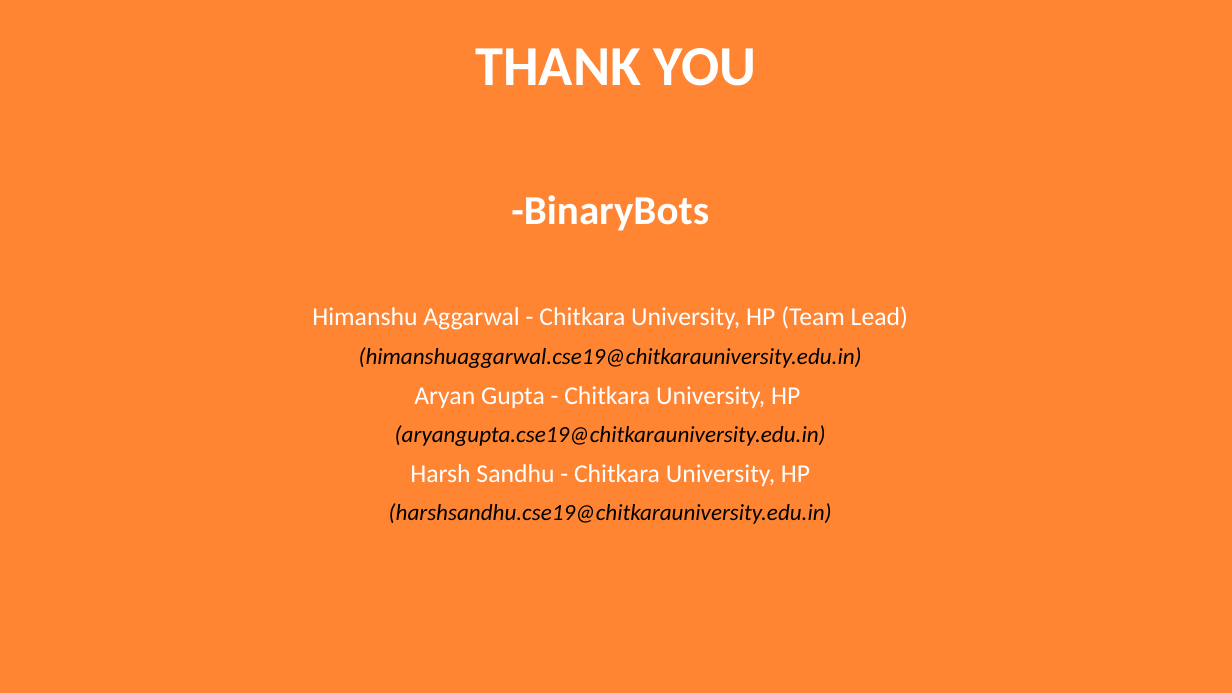
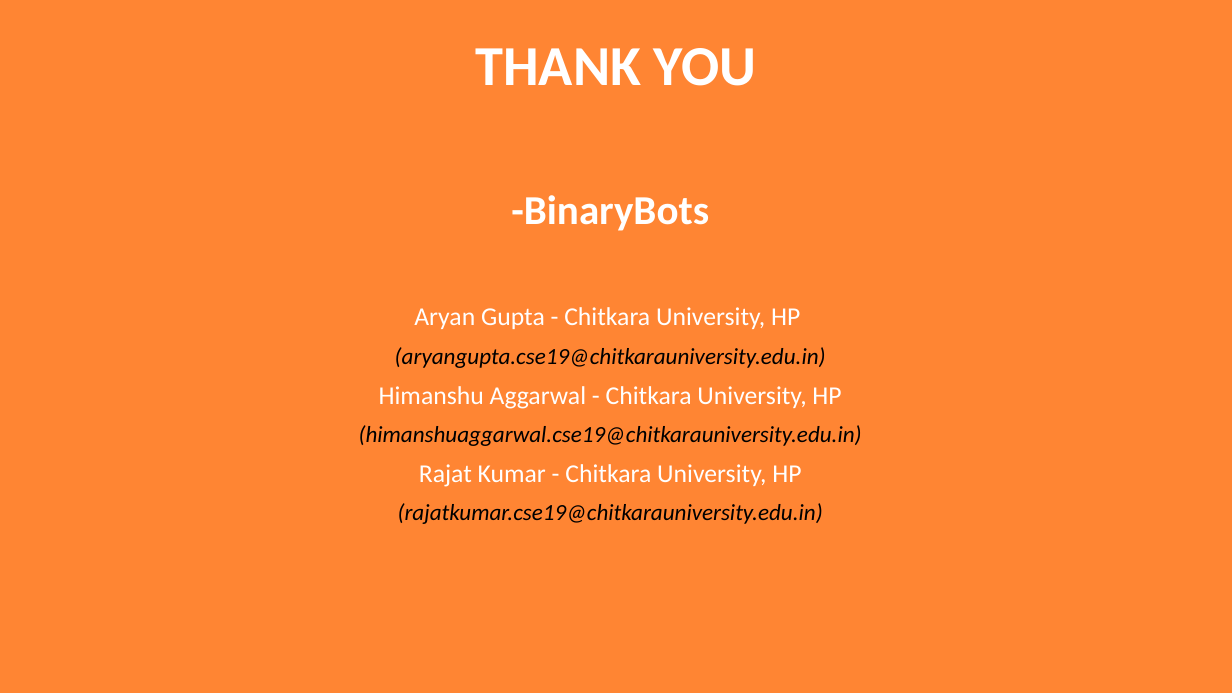
Before and after one commit to aryan31200/Smart-Parking-System_BinaryBots, a slide deck: slide 12 of Final Presentation By BinaryBots.pptx. Drawn at 1232x693 pixels with LibreOffice and Linux fonts; fonts in the diff are those of the drawing. Boxes give left, top, right and bottom in pixels: in the first picture for what was removed or moved away, otherwise in the second. Text is boxed around its words. In the diff, an @@ line names an element or a change of style, - is before the commit and + after.

```diff
--- a/Final Presentation By BinaryBots.pptx
+++ b/Final Presentation By BinaryBots.pptx
@@ text at [312, 306, 908, 368]: paragraphs removed @@
-Himanshu Aggarwal - Chitkara University, HP (Team Lead)
-(himanshuaggarwal.cse19@chitkarauniversity.edu.in)
@@ text at [359, 386, 862, 524]: text changed @@
-Harsh Sandhu - Chitkara University, HP
-(harshsandhu.cse19@chitkarauniversity.edu.in)
+Himanshu Aggarwal - Chitkara University, HP
+(himanshuaggarwal.cse19@chitkarauniversity.edu.in)
+Rajat Kumar - Chitkara University, HP
+(rajatkumar.cse19@chitkarauniversity.edu.in)
```
Also in this commit, not shown: 1 other slide changed, 43 other files.
